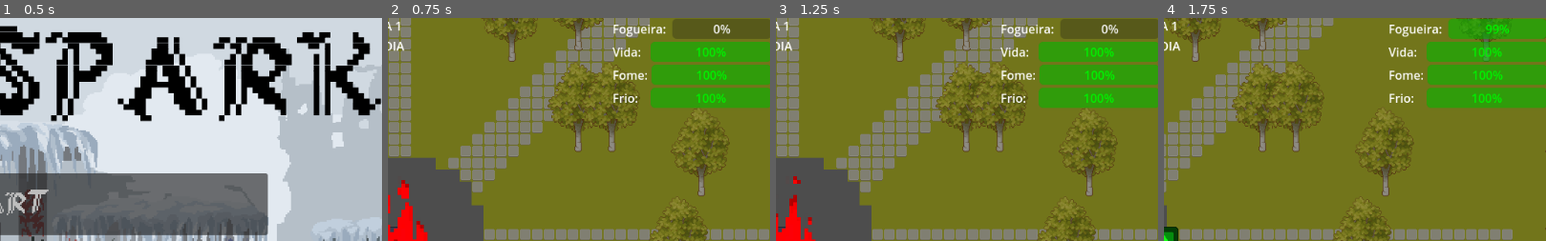
Above: before the commit, frames 1-4 (left to right).
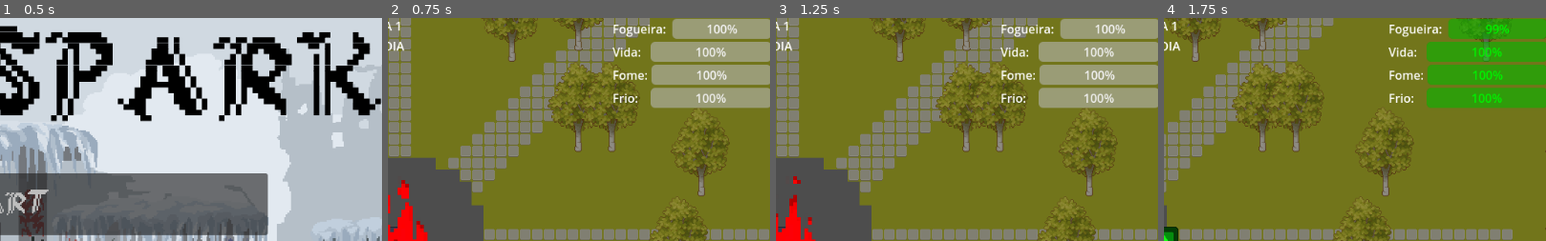
Above: after the commit, the same moments.

Repository: Isabeautiful/last-spark
Game: Godot game, scene res://Scenes/UI/main_menu.tscn
Two runs of this game, one before a commit and one after it. Both use one fixed random seed, a clock stepped at 60 frames per second and the inputs below. The engine's default icon, where the game draws it, is replaced by a stand-in: a white triangle on a blue panel in a dark square.
Inputs (mouse positions are % of the whole screen's width and height, from its top left):
- Up to frame 1 (0.5 s): no input
- Up to frame 2 (0.75 s): click "START" at 0.5 s
- Up to frame 3 (1.25 s): no input
- Up to frame 4 (1.75 s): tap Enter at 1.25 s; move the mouse to (72, 45) at 1.27 s; hold D (Right) from 1.28 s (still down); hold Space (attack) from 1.28 s (still down); click (72, 45) at 1.42 s; tap Q (eat) at 1.55 s
The pictures show only the part of the screen within x 50-100%, y 0-50%; the shares and areas given below are measured in that part.

Frame 1 is identical in both runs. In frame 2, 11% of the frame differs, in the area x 68-100%, y 0-41%; in frame 3, 11%; in frame 4, nothing differs.

Commit message:
pequenas mudanças na sombra, player e hud
Colisão da sombra com jogador implementada, regeneração do jogador tambem

Diff:
--- a/Autoloads/GameSignals.gd
+++ b/Autoloads/GameSignals.gd
@@ -23,7 +23,7 @@
 signal player_status_changed(health: float, hunger: float, cold: float)
 signal player_died()
 signal player_hit(damage : float)
-signal hideWarning()
+signal hideWarning(type: String)
 signal player_attacked(damage: int)
 signal shadow_damaged(damage: int)
 signal wood_used(amount: int)
--- a/Scenes/Shadow.tscn
+++ b/Scenes/Shadow.tscn
@@ -32,5 +32,3 @@
 [node name="CollisionShape2D" type="CollisionShape2D" parent="Area2D"]
 position = Vector2(1.3157897, 2.8662426)
 shape = SubResource("RectangleShape2D_8pobm")
-
-[connection signal="body_entered" from="Area2D" to="." method="_on_area_2d_body_entered"]
--- a/Scenes/UI/in_game_hud.tscn
+++ b/Scenes/UI/in_game_hud.tscn
@@ -102,6 +102,7 @@
 [node name="EnergyBar" type="ProgressBar" parent="CanvasLayer/MarginContainer3/VBoxContainer/HBoxContainer4"]
 layout_mode = 2
 size_flags_horizontal = 3
+value = 100.0
 
 [node name="PlayerStatus" type="VBoxContainer" parent="CanvasLayer/MarginContainer3/VBoxContainer"]
 layout_mode = 2
@@ -116,6 +117,7 @@
 [node name="HealthBar" type="ProgressBar" parent="CanvasLayer/MarginContainer3/VBoxContainer/PlayerStatus/HBoxContainer"]
 layout_mode = 2
 size_flags_horizontal = 3
+value = 100.0
 
 [node name="HBoxContainer2" type="HBoxContainer" parent="CanvasLayer/MarginContainer3/VBoxContainer/PlayerStatus"]
 layout_mode = 2
@@ -127,6 +129,7 @@
 [node name="HungerBar" type="ProgressBar" parent="CanvasLayer/MarginContainer3/VBoxContainer/PlayerStatus/HBoxContainer2"]
 layout_mode = 2
 size_flags_horizontal = 3
+value = 100.0
 
 [node name="HBoxContainer3" type="HBoxContainer" parent="CanvasLayer/MarginContainer3/VBoxContainer/PlayerStatus"]
 layout_mode = 2
@@ -138,3 +141,4 @@
 [node name="ColdBar" type="ProgressBar" parent="CanvasLayer/MarginContainer3/VBoxContainer/PlayerStatus/HBoxContainer3"]
 layout_mode = 2
 size_flags_horizontal = 3
+value = 100.0
--- a/Scenes/player.tscn
+++ b/Scenes/player.tscn
@@ -36,5 +36,3 @@
 wait_time = 3.0
 
 [node name="PlantCheckTimer" type="Timer" parent="."]
-
-[connection signal="body_entered" from="ActionArea" to="." method="_on_action_area_body_entered"]
--- a/Scripts/fire.gd
+++ b/Scripts/fire.gd
@@ -86,6 +86,8 @@
 		emit_chama_fraca_warning()
 	elif is_low_warning_set:
 		is_low_warning_set = false
+		print("foi foi")
+		GameSignals.hideWarning.emit("low")
 
 func update_fire_level():
 	var energy_percent = current_energy / max_energy
@@ -134,8 +136,11 @@
 	if current_energy / max_energy < 0.1:
 		if GameSignals.has_user_signal("fire_critical"):
 			GameSignals.fire_critical.emit()
+
 	elif is_critical_warning_set:
 		is_critical_warning_set = false
+		print("foi")
+		GameSignals.hideWarning.emit("critical")
 
 
 func add_fuel(amount: float):
--- a/Scripts/game.gd
+++ b/Scripts/game.gd
@@ -387,7 +387,7 @@
 	print("ALERTA: Fogueira fraca! (", int(energy_percent * 100), "%)")
 
 	if hud and hud.has_method("show_warning") and not fire.is_critical_warning_set and not fire.is_low_warning_set:
-		hud.show_warning("Fogueira fraca!","Fogueira Fraca")
+		hud.show_warning("Fogueira fraca!","low")
 		fire.set_warning_status(true,"low")
 
 func _on_fire_critical():
@@ -396,9 +396,12 @@
 		hud.hide_warning("low")
 
 	if hud and hud.has_method("show_warning") and not fire.is_critical_warning_set:
-		hud.show_warning("FOGUEIRA CRÍTICA!","Fogueira Crítica")
+		hud.show_warning("FOGUEIRA CRÍTICA!","critical")
 		fire.set_warning_status(true,"critical")
 
+#Controle da emissão dos warnings
+#id0 = health,  id1=hunger, id2=cold
+var ac = [0,0,0]
 func _on_player_status_changed(health: float, hunger: float, cold: float):
 	if hud and hud.has_method("update_player_status"):
 		hud.update_player_status(health, hunger, cold)
@@ -407,25 +410,30 @@
 		if hud and hud.has_method("show_warning"):
 			player.set_warning_status(true,"health")
 			hud.show_warning("Saúde baixa!","health")
-	else:
+			ac[0] = 0
+	elif ac[0] == 0:
 		player.set_warning_status(false,"health")
 		hud.hide_warning("health")
+		ac[0]+=1
 
 	if hunger < 20 and not player.is_hunger_warning_set:
 		if hud and hud.has_method("show_warning"):
 			player.set_warning_status(true,"hunger")
 			hud.show_warning("Fome extrema!","hunger")
-	elif hunger >= 20:
+			ac[1] = 0
+	elif ac[1]==0:
 		player.set_warning_status(false,"hunger")
 		hud.hide_warning("hunger")
-
+		ac[1]+=1
 	if cold < 20 and not player.is_cold_warning_set:
 		if hud and hud.has_method("show_warning"):
 			player.set_warning_status(true,"cold")
 			hud.show_warning("Hipotermia!","cold")
-	elif cold >= 20:
+			ac[2]=0
+	elif ac[2]==0:
 		player.set_warning_status(false,"cold")
 		hud.hide_warning("cold")
+		ac[2]+=1
 
 
 func _on_player_died():
--- a/Scripts/in_game_hud.gd
+++ b/Scripts/in_game_hud.gd
@@ -29,10 +29,6 @@
 		build_button.pressed.connect(_on_build_button_pressed)
 		build_button.text = "Construir (B/RClick)"
 
-	# Inicialmente esconder warning
-	#GameSignals.hideWarning.connect(hide_warning)
-	#GameSignals.hideWarning.emit()
-
 	# Configurar barras de status
 	health_bar.max_value = 100
 	hunger_bar.max_value = 100
@@ -43,6 +39,7 @@
 	ResourceManager.bush_seeds_changed.connect(_on_bush_seeds_changed)
 
 	GameSignals.planting_mode_changed.connect(_on_planting_mode_changed)
+	GameSignals.hideWarning.connect(hide_warning)
 
 func _on_build_button_pressed():
 	GameSignals.build_menu_toggled.emit()
@@ -111,12 +108,10 @@
 
 	warning_label_Cont.add_child(warning_label)
 
-	# Esconder após 3 segundos
-	#await get_tree().create_timer(3.0).timeout
-	#warning_label.hide()
-
 func hide_warning(child_meta:String):
+	print("RODOU, removendo: ",child_meta)
 	for child in warning_label_Cont.get_children():
+		print("lista: ",child.get_meta("tipo"),"busca: ", child_meta)
 		if child.get_meta("tipo") == child_meta:
 			warning_label_Cont.remove_child(child)
 			child.queue_free()
--- a/Scripts/player.gd
+++ b/Scripts/player.gd
@@ -15,7 +15,14 @@
 var is_running: bool = false
 var is_in_heat_zone: bool = true
 
-#variáveis para controle do
+#enum pra gerenciar os status do player mais fácil
+var PlayerStatus = {hungry=false,hurt = false, cold = false}
+
+#Váriaveis de controle de dano de inimigos
+var damage_cooldown = 0.5
+var is_on_damage_cooldown = false
+
+#variáveis para controle dos avisos
 @export var is_hunger_warning_set = false
 @export var is_cold_warning_set = false
 @export var is_health_warning_set = false
@@ -47,6 +54,7 @@
 	add_to_group("player")
 	setup_area()
 	setup_timers()
+	set_meta("CharacterType","Player")
 
 	# Conectar sinais da área
 	action_area.area_entered.connect(_on_action_area_entered)
@@ -173,16 +181,26 @@
 	velocity = input_dir * current_speed
 	move_and_slide()
 
-	# Atualizar HUD
-	if GameSignals.has_user_signal("player_status_changed"):
-		GameSignals.player_status_changed.emit(health, hunger, cold)
-
+	if health < 100:
+		health += Get_heal_factor() * delta
+
+#Retorna o valor de cura do jogador de acordo com o status
+func Get_heal_factor():
+	if PlayerStatus.hungry: return 0
+	var sum  = 0.0
+
+	if not PlayerStatus.cold: sum += 0.30
+	if not PlayerStatus.hurt: sum += 0.30
+
+	if hunger >= 80: sum += 0.40
+	elif not PlayerStatus.hungry: sum += 0.2
+
+	return sum
 func _input(event):
 	if not can_process_input or not can_action:
 		return
 
 	# REMOVIDO: Sistema de plantio - agora é gerenciado pelo PlantingSystem
-
 	# Sistema de ações inteligente original
 	if event.is_action_pressed("attack"):
 		# Primeiro tenta atacar inimigos
@@ -222,6 +240,9 @@
 
 	if hunger <= 0:
 		take_damage(5, "fome")
+		PlayerStatus.hungry = true
+	else:
+		PlayerStatus.hungry = false
 
 	if GameSignals.has_user_signal("player_status_changed"):
 		GameSignals.player_status_changed.emit(health, hunger, cold)
@@ -239,9 +260,11 @@
 			if not is_in_heat_zone:
 				cold -= 10
 				if cold <= 20:
+					PlayerStatus.cold = true
 					take_damage(3, "frio")
 				else:
-					GameSignals.hideWarning.emit()
+					PlayerStatus.cold = false
+					GameSignals.hideWarning.emit("cold")
 			else:
 				cold = min(cold + 5, 100)
 		else:
@@ -389,6 +412,11 @@
 
 	if health <= 0:
 		die()
+
+	if health <= 20:
+		PlayerStatus.hurt = true
+	else:
+		PlayerStatus.hurt = false
 
 	if GameSignals.has_user_signal("player_status_changed"):
 		GameSignals.player_status_changed.emit(health, hunger, cold)
--- a/Scripts/shadow.gd
+++ b/Scripts/shadow.gd
@@ -14,7 +14,7 @@
 var target_position: Vector2
 var current_speed: float = 50.0
 var health: int = 1
-var damage_amount: int = 15
+var damage_amount: int
 var is_in_light: bool = false
 var light_timer: float = 0.0
 @onready var area_2d: Area2D = $Area2D
@@ -36,8 +36,6 @@
 	# Configurar baseado no tipo
 	configure_by_type()
 
-	#target_position = Vector2.ZERO
-
 func reset():
 	if sprite:
 		sprite.modulate.a = 1.0
@@ -55,34 +53,39 @@
 	match shadow_type:
 		ShadowType.COMMON:
 			current_speed = base_speed
-			damage_amount = 15
+			damage_amount = 1.5
 			health = 1
 		ShadowType.RESILIENT:
 			current_speed = base_speed * 0.7
-			damage_amount = 25
+			damage_amount = 2.5
 			health = 3
 		ShadowType.WINTER:
 			current_speed = base_speed * 1.3
-			damage_amount = 35
+			damage_amount = 3.5
 			health = 2
 
 	if sprite:
 		sprite.modulate = type_colors[shadow_type]
 
 func setup_spawn_position(spawn_center: Vector2, spawn_distance: float):
-	print("Chegou no setup_spawn_position: ",spawn_center, " , ", spawn_distance)
 	var spawn_angle = randf_range(0, 2 * PI)
 	global_position = spawn_center + Vector2(cos(spawn_angle), sin(spawn_angle)) * spawn_distance
 
 	var fire = get_tree().get_first_node_in_group("fire")
 	if fire:
 		target_position = fire.global_position
-	print('é igual: ',target_position == Vector2.ZERO)
 
 func _physics_process(delta):
 	#if target_position != Vector2.ZERO: o fogo tá posicionado no (0.0,0.0) então ele é o Vector2.ZERO
 		var dv = (target_position-position).normalized()
-		translate(dv * current_speed * delta)
+		velocity = dv * current_speed * delta
+
+		var collision = move_and_collide(dv * current_speed * delta)
+
+		if(collision) and collision.get_collider().get_meta("CharacterType")=="Player":
+			GameSignals.player_hit.emit(20.0,"Enemy")
+			destroyed.emit()
+			return_to_pool()
 
 		if global_position.distance_to(target_position) < 30:
 			_on_reached_fire()
@@ -114,6 +117,7 @@
 		ShadowType.COMMON: return 1.0
 		ShadowType.RESILIENT: return 3.0
 		ShadowType.WINTER: return 2.0
+
 	return 1.0
 
 func get_max_health() -> int:
@@ -124,7 +128,6 @@
 	return 1
 
 func _on_area_entered(area: Area2D):
-	print("colidiu")
 	if area.is_in_group("fire_light"):
 		is_in_light = true
 		print("Sombra entrou na luz!")
@@ -143,6 +146,7 @@
 	if fire and fire.has_method("take_damage"):
 		fire.take_damage(damage_amount)
 		print("Sombra ", shadow_type, " atingiu o fogo! Dano: ", damage_amount)
+
 	destroy()
 
 func take_damage(amount: int):
@@ -181,7 +185,3 @@
 	else:
 		sprite.modulate = type_colors[shadow_type]
 		sprite.modulate.a = sprite.modulate.a
-
-func _on_area_2d_body_entered(body: Node2D) -> void:
-	if body.is_in_group("player"):
-		GameSignals.player_hit.emit(20.0)
